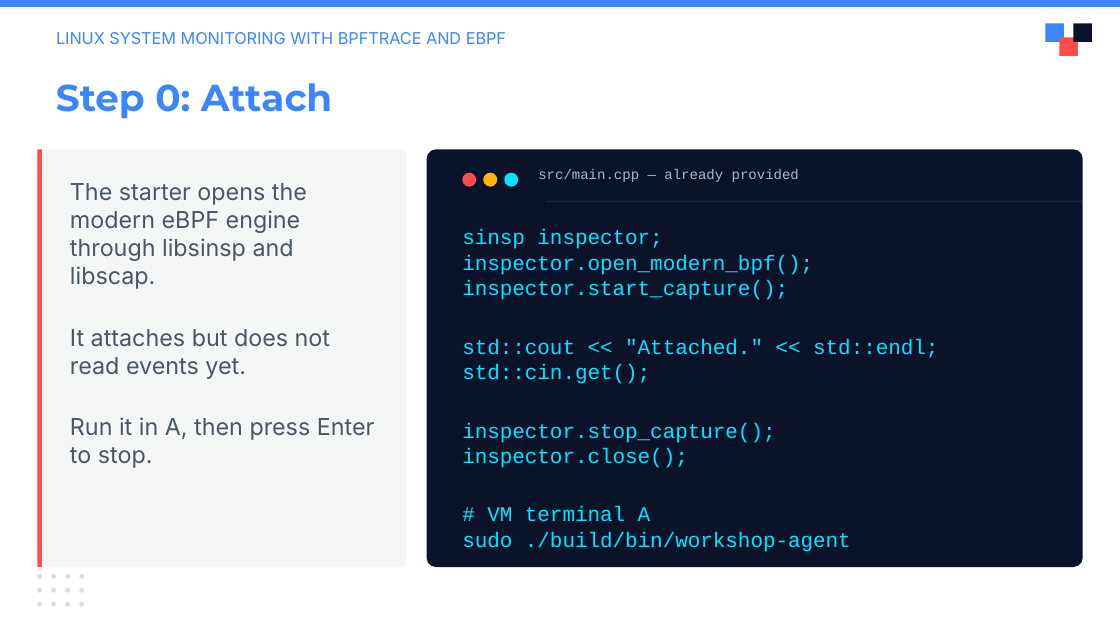
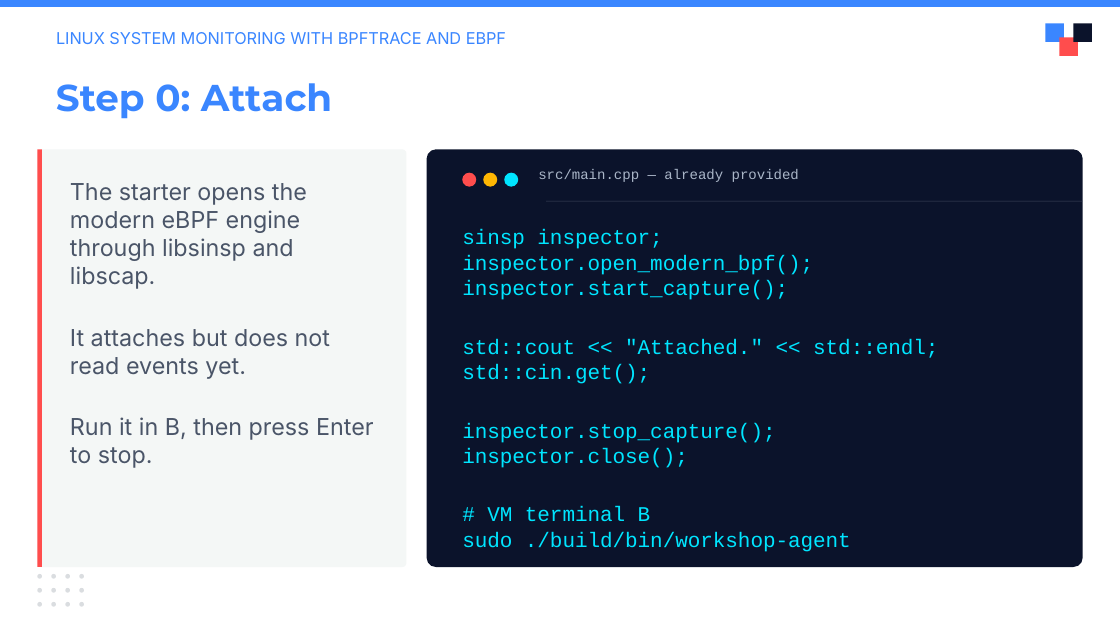
Before and after one commit to julianshalaby-perj/falco-libs-workshop, a slide deck: slide 6 of presentation/falco-libs-intro.pptx. Drawn at 1120x630 pixels with LibreOffice and Linux fonts; fonts in the diff are those of the drawing; background and template pictures are left out. Boxes give left, top, right and bottom in pixels: in the first picture for what was removed or moved away, otherwise in the second. Text is boxed around its words. In the diff, an @@ line names an element or a change of style, - is before the commit and + after.

```diff
--- a/presentation/falco-libs-intro.pptx
+++ b/presentation/falco-libs-intro.pptx
@@ text at [70, 417, 374, 468]: text changed @@
-Run it in A, then press Enter to stop.
+Run it in B, then press Enter to stop.
@@ text at [487, 507, 651, 521]: text changed @@
-# VM terminal A
+# VM terminal B
```
Also in this commit, not shown: 6 other slides changed, 1 slide added.
